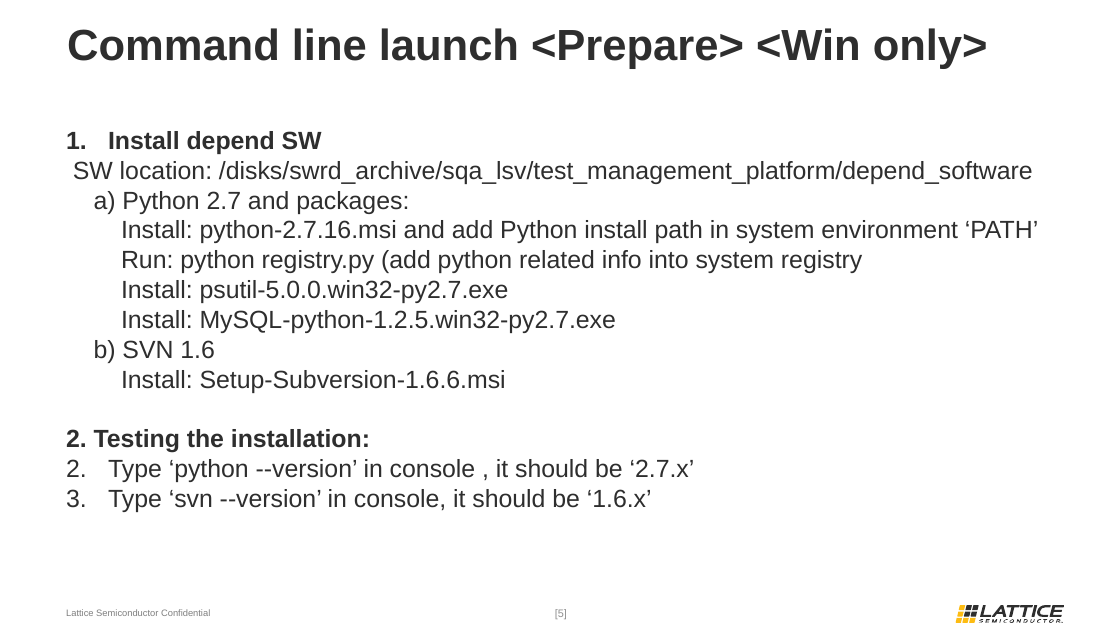
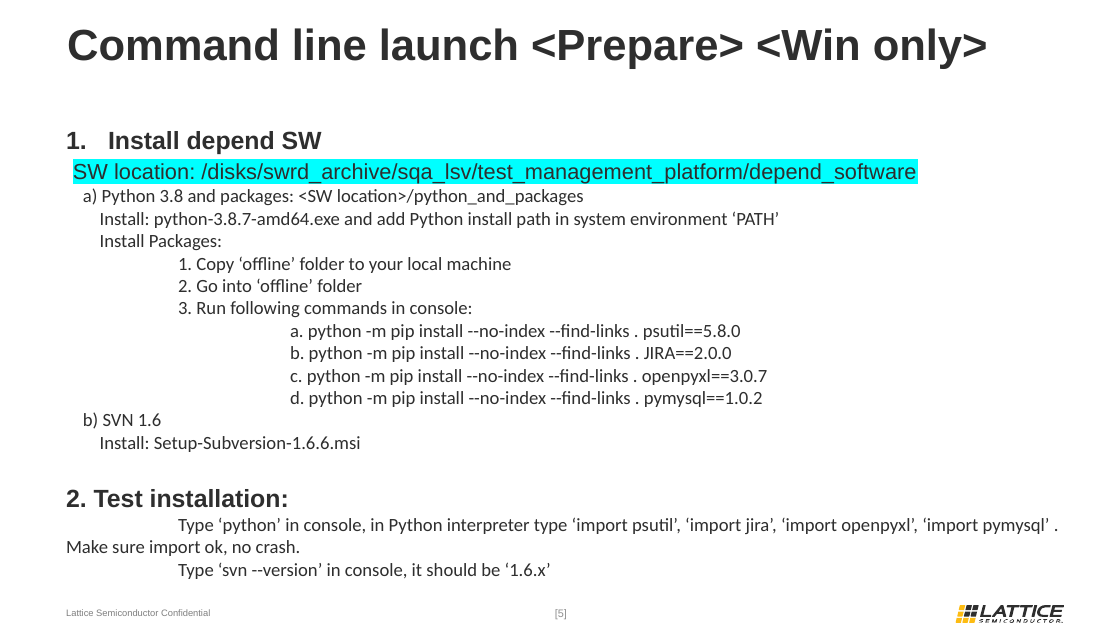
Before and after one commit to wanghengquan/repository, a slide deck: slide 5 of tmp_client/doc/TMP_EIT_suites/Local_EIT_run_LSV2.pptx. Drawn at 1120x630 pixels with LibreOffice and Linux fonts; fonts in the diff are those of the drawing; background and template pictures are left out. Boxes give left, top, right and bottom in pixels: in the first picture for what was removed or moved away, otherwise in the second. Text is boxed around its words. In the diff, an @@ line names an element or a change of style, - is before the commit and + after.

```diff
--- a/tmp_client/doc/TMP_EIT_suites/Local_EIT_run_LSV2.pptx
+++ b/tmp_client/doc/TMP_EIT_suites/Local_EIT_run_LSV2.pptx
@@ text at (73, 163, 916, 579): size 16 to 14 pt, highlight none to #00FFFF in "SW location: /disks/swrd_archive/sqa_lsv/test_management_pla ..."; size 16 to 12 pt, font Arial to Calibri in "b) SVN 1.6", "Install: Setup-Subversion-1.6.6.msi", "Type ‘svn --version’ in console, it should ..."; bullet 1. to none @@
@@ text at (83, 188, 780, 407): text changed; size 16 to 12 pt; font Arial to Calibri @@
-a) Python 2.7 and packages:
-Install: python-2.7.16.msi and add Python install path in system environment ‘PATH’
-Run: python registry.py (add python related info into system registry
-Install: psutil-5.0.0.win32-py2.7.exe
-Install: MySQL-python-1.2.5.win32-py2.7.exe
+a) Python 3.8 and packages: <SW location>/python_and_packages
+Install: python-3.8.7-amd64.exe and add Python install path in system environment ‘PATH’
+Install Packages:
+1. Copy ‘offline’ folder to your local machine
+2. Go into ‘offline’ folder
+3. Run following commands in console:
+a. python -m pip install --no-index --find-links . psutil==5.8.0
+b. python -m pip install --no-index --find-links . JIRA==2.0.0
+c. python -m pip install --no-index --find-links . openpyxl==3.0.7
+d. python -m pip install --no-index --find-links . pymysql==1.0.2
@@ text at (66, 489, 1050, 556): text changed; size 16 to 12 pt; font Arial to Calibri @@
-2. Testing the installation:
-1. Type ‘python --version’ in console , it should be ‘2.7.x’
+2. Test installation:
+Type ‘python’ in console, in Python interpreter type ‘import psutil’, ‘import jira’, ‘import openpyxl’, ‘import pymysql’ . Make sure import ok, no crash.
```
Also in this commit, not shown: 3 other slides changed, 4 other files.
